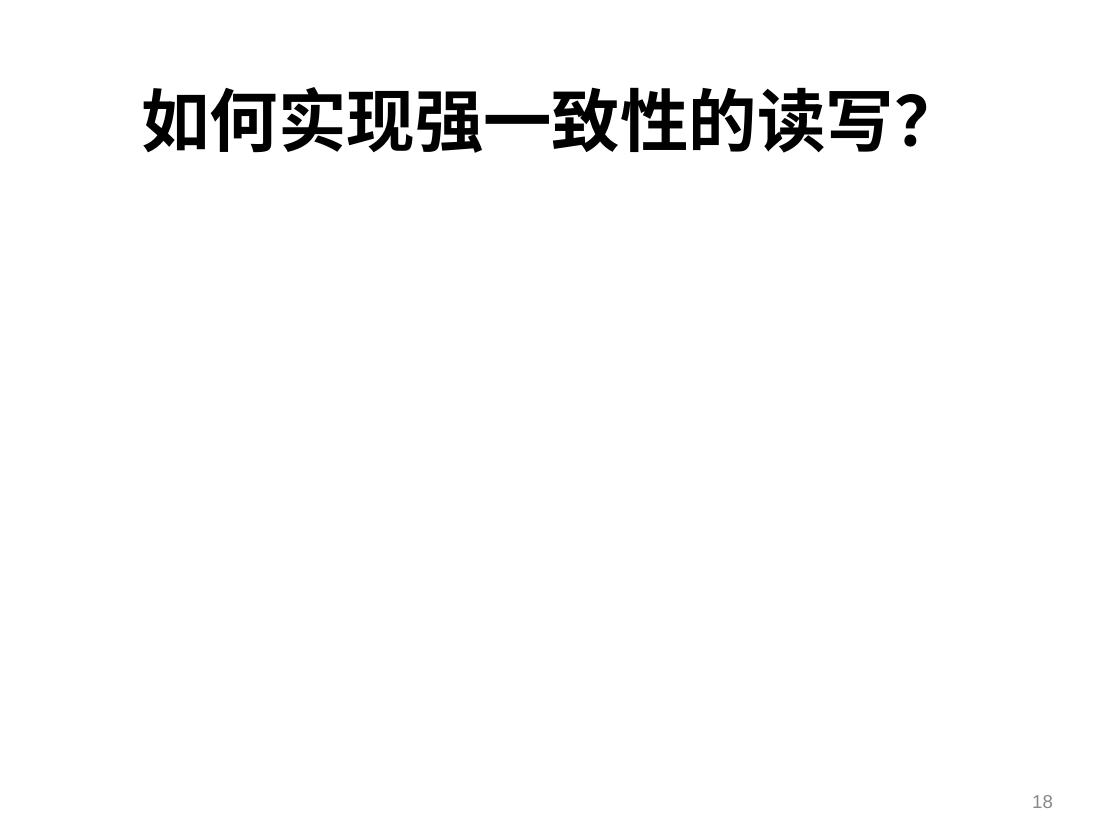
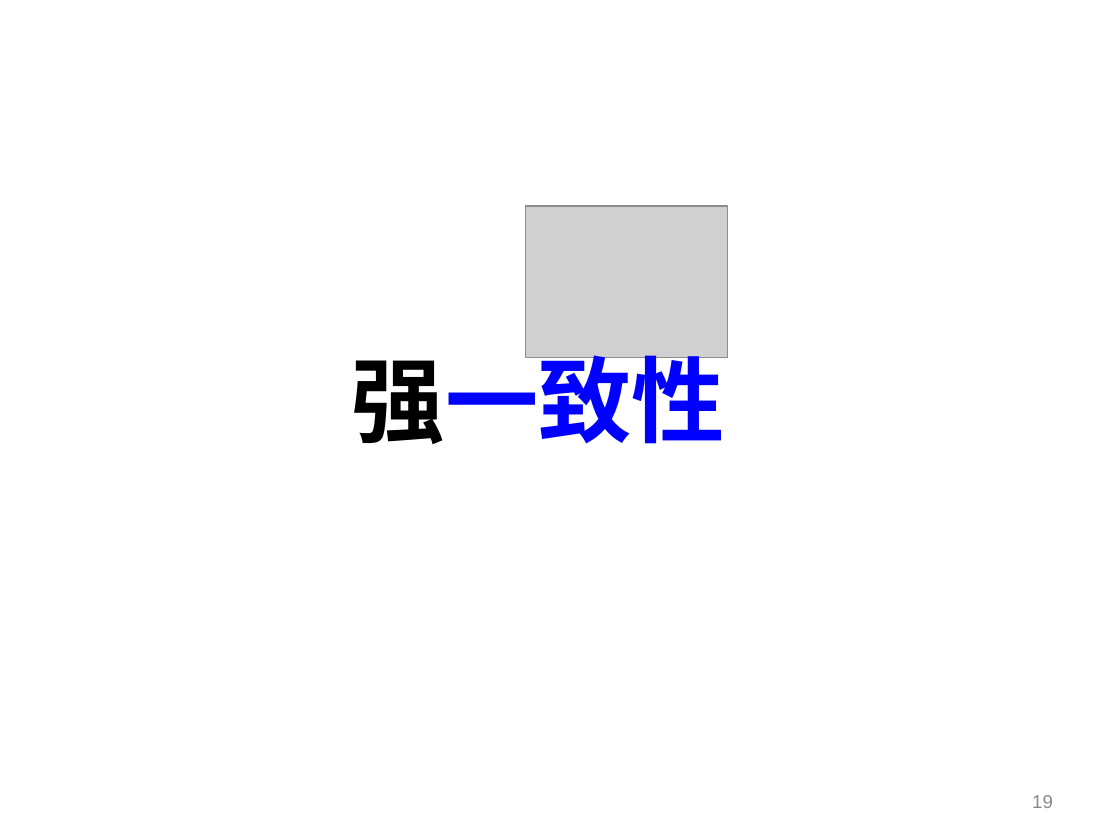
Before and after one commit to shtzr840329/mooon, a slide deck: slide 19 of applications/lightfs/doc/portableDFS-便携式分布式文件系统.ppt (slide 18 before the commit). Drawn at 1120x840 pixels with LibreOffice and Linux fonts; fonts in the diff are those of the drawing; grey boxes stand for pictures; background and template pictures are left out. Boxes give left, top, right and bottom in pixels: in the first picture for what was removed or moved away, otherwise in the second. Text is boxed around its words. In the diff, an @@ line names an element or a change of style, - is before the commit and + after.

```diff
--- a/applications/lightfs/doc/portableDFS-便携式分布式文件系统.ppt
+++ b/applications/lightfs/doc/portableDFS-便携式分布式文件系统.ppt
@@ title removed at bbox=[141, 87, 962, 153] @@
-如何实现强一致性的读写？
@@ picture added at bbox=[525, 206, 728, 357] @@
@@ title added at bbox=[352, 341, 725, 444], 60 pt, text #0000FF, bold @@
+强一致性
@@ page number at bbox=[1032, 795, 1053, 808]: text changed @@
-18
+19
```
Also in this commit, not shown: 11 other slides changed, 8 slides added, 4 slides removed.
